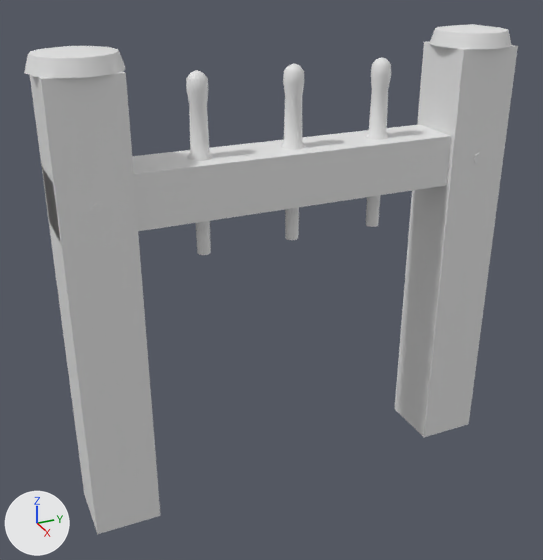
Renders of the FBX model AssetSources/export/galleass_bitts_3.fbx from each side of a commit.
The view is the same before and after, from a 50 mm camera at (1.362, -0.661, 1.171) aimed at (-0.011, -0.043, 0.484). Lighting does not change. The marker at lower left points along +X, +Y and +Z. The picture after the commit comes second.

The scene before the commit, as lines of its bpy script (objects in view):
```python
me_galleass_bitts_3 = bpy.data.meshes.new('galleass_bitts_3')
me_galleass_bitts_3.from_pydata(...)  # 433 vertices, 415 faces; spans x -0.087..0.087, y -0.507..0.507, z 0.0..1.0
# faces by material slot: [395, 20]
me_galleass_bitts_3.materials.append(mat_galleass_trim)  # white #e7e7e7
me_galleass_bitts_3.materials.append(mat_galleass_iron)  # white #e7e7e7
ob_galleass_bitts_3 = bpy.data.objects.new('galleass_bitts_3', me_galleass_bitts_3)
ob_galleass_bitts_3.location = (0.0, 0.0, 0.0)
```
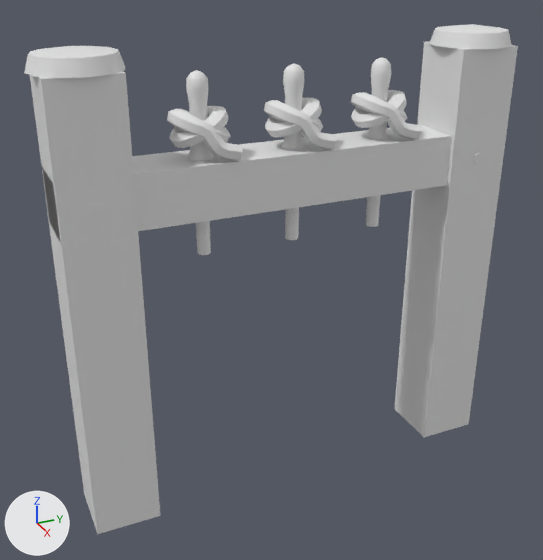
Location of each change, (x1, y1, x2, y2) in pixels of the pictures (543 x 560 px):
part 1 of me_galleass_bitts_3, added: after (167, 106, 243, 160)
part 2 of me_galleass_bitts_3, added: after (264, 97, 336, 149)
part 3 of me_galleass_bitts_3, added: after (351, 90, 421, 139)

Diff of the bpy script that builds the scene:
```diff
--- a/AssetSources/export/galleass_bitts_3.fbx.py
+++ b/AssetSources/export/galleass_bitts_3.fbx.py
@@ mat_galleass_rope @@
+mat_galleass_rope = principled_material('galleass_rope')
+mat_galleass_rope.base_color = (0.8, 0.8, 0.8)  # white #e7e7e7
@@ me_galleass_bitts_3 @@
 # used by ob_galleass_bitts_3; location = (0.0, 0.0, 0.0)
-me_galleass_bitts_3.from_pydata(...)  # 433 vertices, 415 faces; spans x -0.087..0.087, y -0.507..0.507, z 0.0..1.0
+me_galleass_bitts_3.from_pydata(...)  # 2053 vertices, 2023 faces; spans x -0.087..0.087, y -0.507..0.507, z 0.0..1.0
+# me_galleass_bitts_3 part 1: a new loose piece of 540 vertices spanning x -0.06..0.073, y -0.26..-0.137, z 0.781..0.876, in mat_galleass_rope (white #e7e7e7)
+# me_galleass_bitts_3 part 2: a new loose piece of 540 vertices spanning x -0.06..0.073, y -0.06..0.063, z 0.781..0.876, in mat_galleass_rope (white #e7e7e7)
+# me_galleass_bitts_3 part 3: a new loose piece of 540 vertices spanning x -0.06..0.073, y 0.14..0.263, z 0.781..0.876, in mat_galleass_rope (white #e7e7e7)
 me_galleass_bitts_3.materials.append(mat_galleass_trim)
 me_galleass_bitts_3.materials.append(mat_galleass_iron)
+me_galleass_bitts_3.materials.append(mat_galleass_rope)  # white #e7e7e7
```
